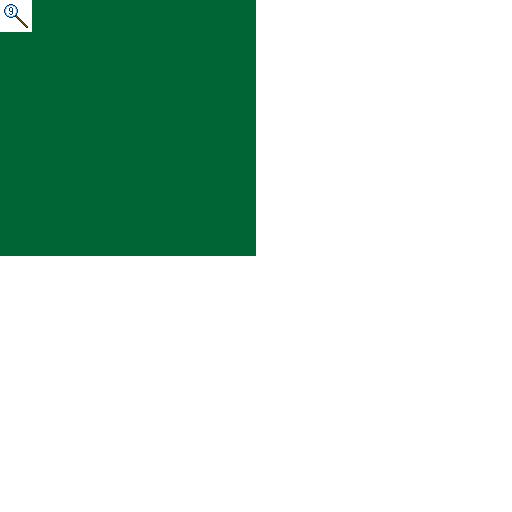
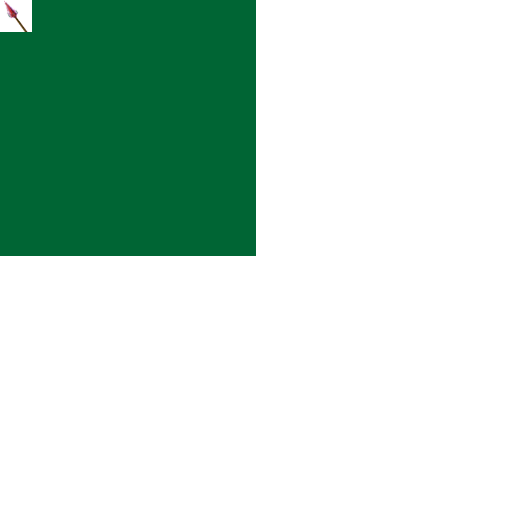
Comparing the layer stacks of the two (512, 512) images. Changes:
moved "图层 0" above "图层 5" over [4, 0, 28, 32]
renamed "图层 2" to "图层 5", painted on it over [4, 0, 28, 32]
